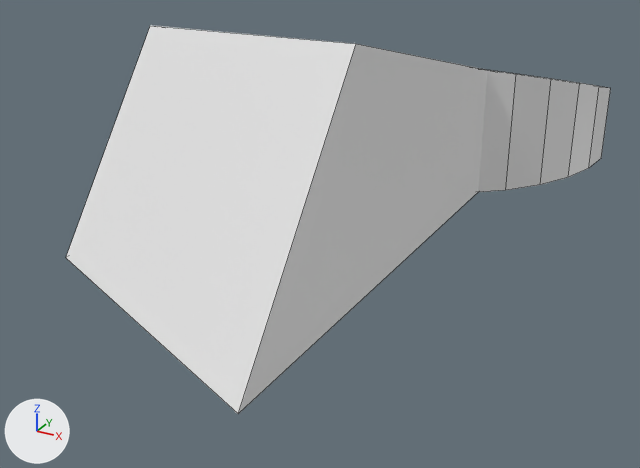
A saved change to the Blender file model.blend.
Rendered twice from a camera (50 mm lens) standing at (46.2, -115.8, 38.0) and looking at (5.2, -41.2, 0.7). Arrows for +X, +Y and +Z are at lower left; the lights stay in place. The older version comes first. Mesh edges are drawn as thin lines.

In view in the first picture: 'Arm', 'Cylinder'.
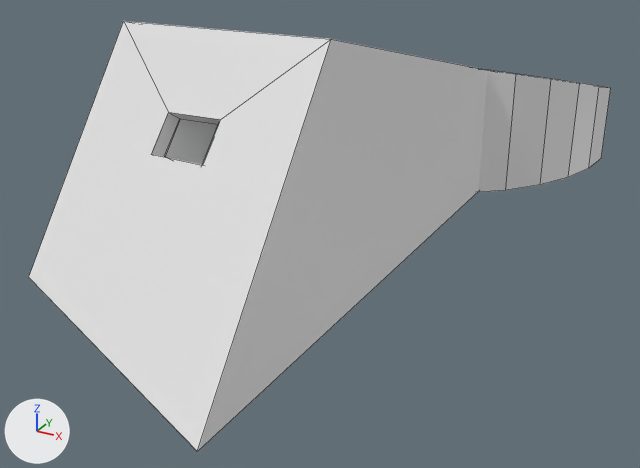
ob_angle_hole is not drawn itself; it is used by a modifier of ob_arm.
ob_angle_hole_2 is not drawn itself; it is used by a modifier of ob_arm.

Where the change shows, as pixel boxes (x1, y1, x2, y2) in the pictures (640 x 468 px):
'Arm', modifiers changed, reshaped (9% wider, 11% taller)
    before: (66, 25, 487, 414)
    after: (29, 21, 487, 452)

The change, as a diff of the scene's bpy script:
```diff
--- a/model.blend.py
+++ b/model.blend.py
@@ ob_arm @@
 _m = ob_arm.modifiers.new('Boolean.003', 'BOOLEAN')
 _m.object = ob_front_angle_hole
+_m = ob_arm.modifiers.new('Boolean.004', 'BOOLEAN')
+_m.object = ob_slit
+_m = ob_arm.modifiers.new('Boolean.005', 'BOOLEAN')
+_m.object = ob_slit_2
@@ ob_angle_hole @@
 ob_angle_hole = bpy.data.objects.new('Angle Hole', me_cube_001)
-ob_angle_hole.location = (0.0, -75.37, 3.0)
+ob_angle_hole.location = (0.0, -80.37, 3.0)
 ob_angle_hole.rotation_euler = (0.0, 0.0, -0.436)  # degrees (0, 0, -25)
@@ ob_angle_hole_2 @@
 ob_angle_hole_2 = bpy.data.objects.new('Angle Hole 2', me_cube_002)
-ob_angle_hole_2.location = (0.0, -75.0, 21.08)
+ob_angle_hole_2.location = (0.0, -80.0, 21.08)
 ob_angle_hole_2.rotation_euler = (-0.611, 0.0, -0.436)  # degrees (-35, 0, -25)
@@ ob_slit @@
+ob_slit = bpy.data.objects.new('Slit', me_cube.copy())  # the mesh of ob_arm
+ob_slit.location = (1.56, -58.27, 15.35)
+ob_slit.rotation_euler = (-0.611, -0.14, -0.349)  # degrees (-35, -8, -20)
+ob_slit.scale = (4.0, 6.0, 2.0)
+ob_slit.hide_set(True)
@@ ob_slit_2 @@
+ob_slit_2 = bpy.data.objects.new('Slit 2', me_cube.copy())  # the mesh of ob_arm
+ob_slit_2.location = (2.87, -54.35, 15.35)
+ob_slit_2.rotation_euler = (-0.611, -0.14, -0.349)  # degrees (-35, -8, -20)
+ob_slit_2.scale = (4.0, 2.0, 4.0)
+ob_slit_2.hide_set(True)
```
